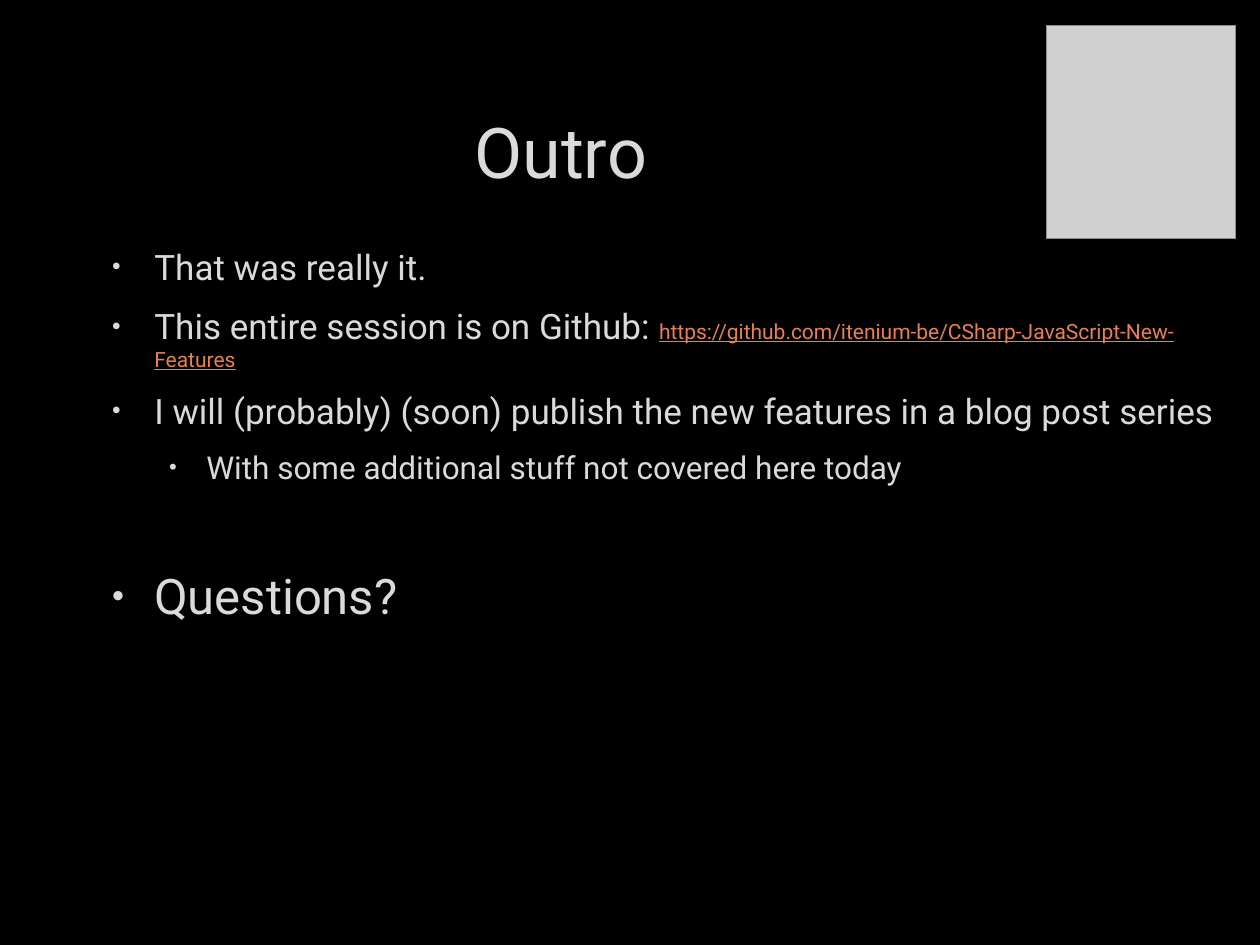
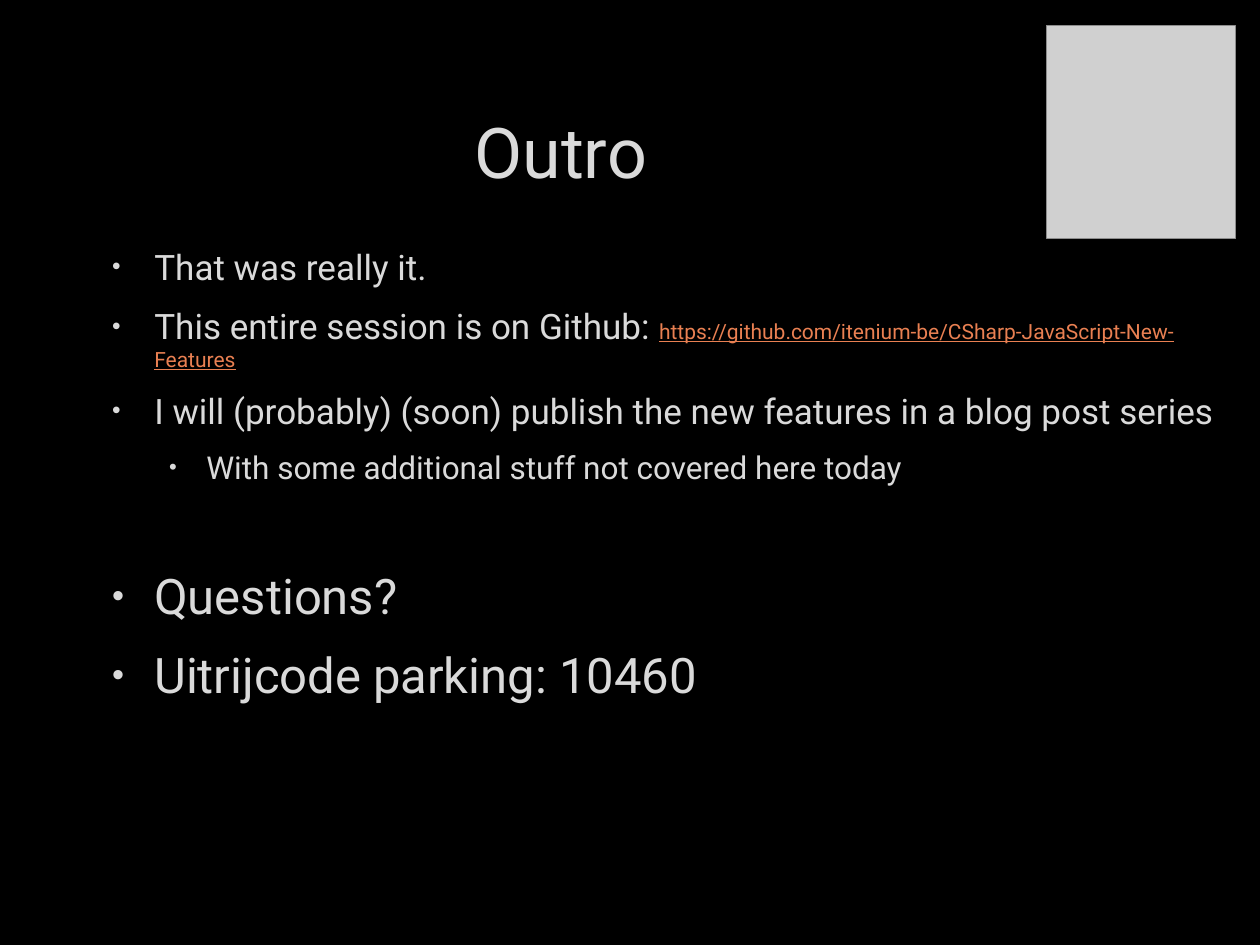
Before and after one commit to itenium-be/CSharp-JavaScript-New-Features, a slide deck: slide 35 of Slides.pptx. Drawn at 1260x945 pixels with LibreOffice and Linux fonts; fonts in the diff are those of the drawing; grey boxes stand for pictures; background and template pictures are left out. Boxes give left, top, right and bottom in pixels: in the first picture for what was removed or moved away, otherwise in the second. Text is boxed around its words. In the diff, an @@ line names an element or a change of style, - is before the commit and + after.

Commit message:
uitrijcode parking

```diff
--- a/Slides.pptx
+++ b/Slides.pptx
@@ text at (x1=154, y1=656, x2=697, y2=704): paragraph added @@
+• Uitrijcode parking: 10460
```
